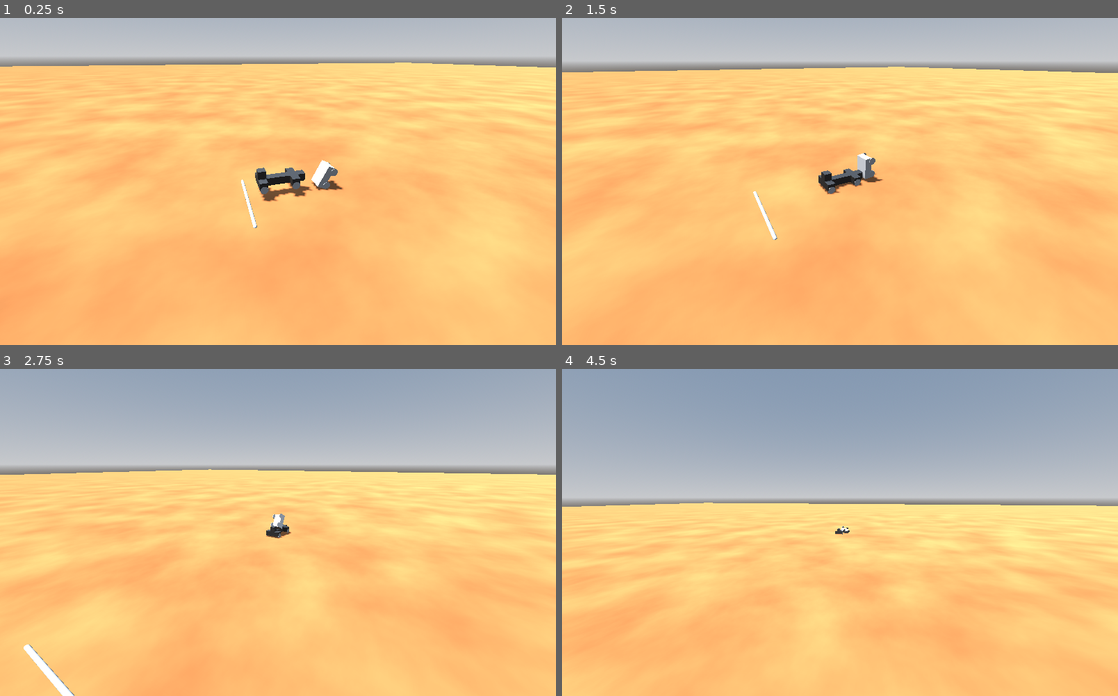
Above: before the commit, frames 1-4 (two rows, left to right).
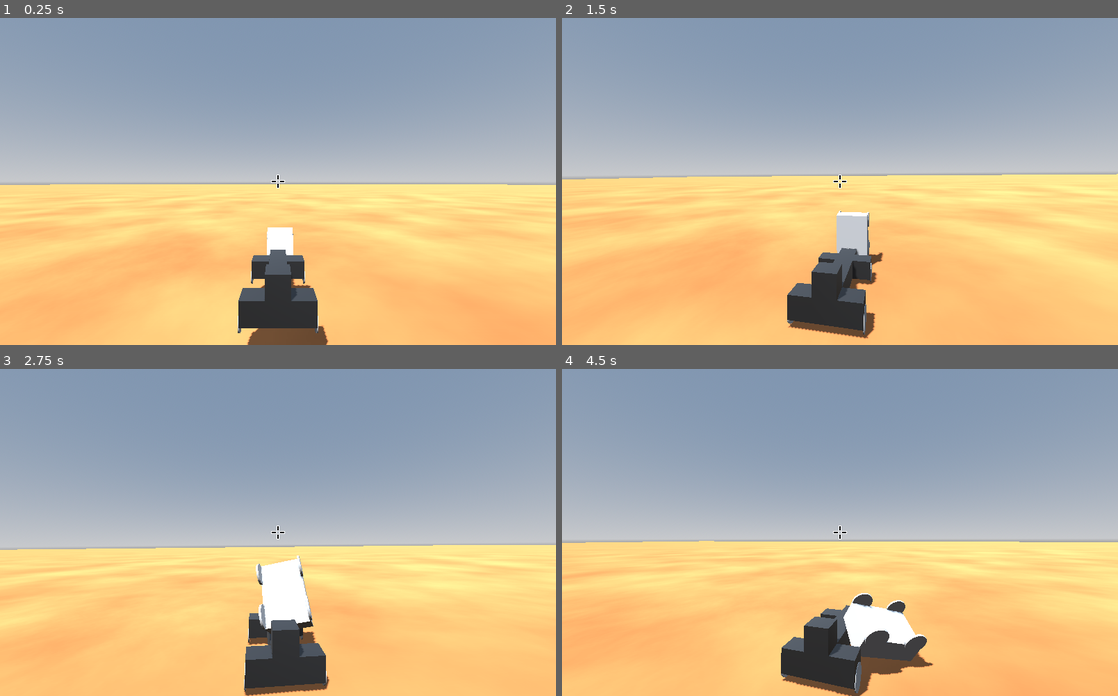
Above: after the commit, the same moments.

Repository: mcjohnalds/metal-skirmish
Game: Godot game, scene res://level.tscn
The game is run twice, just before and just after one commit, with the same random seed, the same clock (stepped at 60 frames per second) and the same inputs. The project has no main scene, so this scene is started directly.
Inputs (mouse positions are in pixels of both pictures, inside the frame that each line leads up to):
- Up to frame 1 (0.25 s): no input
- Up to frame 2 (1.5 s): move the mouse to (867, 181) at 0.52 s; hold W (move_forward) from 0.53 s (still down); move the mouse to (812, 181) at 1.27 s
- Up to frame 3 (2.75 s): keep holding W (move_forward); move the mouse to (289, 525) at 2.02 s
- Up to frame 4 (4.5 s): keep holding W (move_forward); move the mouse to (834, 539) at 2.77 s; move the mouse to (878, 535) at 3.52 s; move the mouse to (795, 529) at 4.27 s

The runs differ from the first frame. In frame 1, 65% of the frame differs, in the area x 0-100%, y 0-100%; in frame 2, 62%; in frame 3, 62%; in frame 4, 30%.

Commit message:
better camera

Diff:
--- /dev/null
+++ b/crosshair.svg
@@ -0,0 +1,72 @@
+<?xml version="1.0" encoding="UTF-8" standalone="no"?>
+<!-- Created with Inkscape (http://www.inkscape.org/) -->
+
+<svg
+   width="100"
+   height="100"
+   viewBox="0 0 26.458333 26.458333"
+   version="1.1"
+   id="svg1"
+   inkscape:version="1.3.2 (091e20e, 2023-11-25)"
+   sodipodi:docname="crosshair.svg"
+   xmlns:inkscape="http://www.inkscape.org/namespaces/inkscape"
+   xmlns:sodipodi="http://sodipodi.sourceforge.net/DTD/sodipodi-0.dtd"
+   xmlns="http://www.w3.org/2000/svg"
+   xmlns:svg="http://www.w3.org/2000/svg">
+  <sodipodi:namedview
+     id="namedview1"
+     pagecolor="#ffffff"
+     bordercolor="#000000"
+     borderopacity="0.25"
+     inkscape:showpageshadow="2"
+     inkscape:pageopacity="0.0"
+     inkscape:pagecheckerboard="true"
+     inkscape:deskcolor="#d1d1d1"
+     inkscape:document-units="mm"
+     inkscape:zoom="2.3786088"
+     inkscape:cx="35.104554"
+     inkscape:cy="50.449658"
+     inkscape:window-width="1440"
+     inkscape:window-height="847"
+     inkscape:window-x="0"
+     inkscape:window-y="25"
+     inkscape:window-maximized="1"
+     inkscape:current-layer="layer1" />
+  <defs
+     id="defs1" />
+  <g
+     inkscape:label="Layer 1"
+     inkscape:groupmode="layer"
+     id="layer1">
+    <rect
+       style="fill:#000000;stroke:#ffffff;stroke-width:1.32292;stroke-dasharray:none;stroke-opacity:1"
+       id="rect1"
+       width="4.2269106"
+       height="9.4549322"
+       x="11.115711"
+       y="0.66145831" />
+    <rect
+       style="fill:#000000;stroke:#ffffff;stroke-width:1.32292;stroke-dasharray:none;stroke-opacity:1"
+       id="rect2"
+       width="4.2269106"
+       height="9.4549322"
+       x="11.115711"
+       y="16.341942" />
+    <rect
+       style="fill:#000000;stroke:#ffffff;stroke-width:1.32292;stroke-dasharray:none;stroke-opacity:1"
+       id="rect3"
+       width="4.2269106"
+       height="9.4549322"
+       x="11.115711"
+       y="-10.116392"
+       transform="rotate(90)" />
+    <rect
+       style="fill:#000000;stroke:#ffffff;stroke-width:1.32292;stroke-dasharray:none;stroke-opacity:1"
+       id="rect4"
+       width="4.2269106"
+       height="9.4549322"
+       x="11.115711"
+       y="-25.796873"
+       transform="rotate(90)" />
+  </g>
+</svg>
--- a/level.gd
+++ b/level.gd
@@ -7,22 +7,25 @@
 @export var wheel_reverse_curve: Curve
 @export var tmp: Curve
 @onready var player: RigidBody3D = $Player
-@onready var camera: Camera3D = $Camera3D
+@onready var camera_pivot: Node3D = $Player/CameraPivot
 var wheel_parts: Array[WheelPart] = []
 var spring_rest_distance := 0.7
 
 
 func _ready() -> void:
 	Input.mouse_mode = Input.MOUSE_MODE_CAPTURED
-	# Engine.time_scale = 0.5
-	# Engine.physics_ticks_per_second = 5
+	var part_count := 0
+	var part_position_sum := Vector3.ZERO
 	for child: Node in player.get_children():
+		var is_part := false
 		if child is ArmorPart:
+			is_part = true
 			var part := child as ArmorPart
 			var so := player.create_shape_owner(part.collision_shape)
 			player.shape_owner_add_shape(so, part.collision_shape.shape)
 			player.shape_owner_set_transform(so, part.transform)
-		if child is WheelPart:
+		elif child is WheelPart:
+			is_part = true
 			var part := child as WheelPart
 			var so := player.create_shape_owner(part.collision_shape)
 			player.shape_owner_add_shape(so, part.collision_shape.shape)
@@ -41,13 +44,14 @@
 			part.traction = is_front
 			part.steering = is_front
 			part.front = is_front
-		player.center_of_mass += child.position / player.get_child_count()
+		if is_part:
+			part_position_sum += child.position
+			part_count += 1
+	player.center_of_mass = part_position_sum / part_count
 	player.center_of_mass.y -= 0.5
 
 
 func _physics_process(delta: float) -> void:
-	camera.look_at(player.global_position + player.center_of_mass)
-
 	for part: WheelPart in wheel_parts:
 		var collider := part.ray_cast.get_collider()
 		part.wheel.position.y = part.ray_cast.position.y - spring_rest_distance
@@ -126,3 +130,10 @@
 func _input(event: InputEvent) -> void:
 	if event.is_action_pressed("ui_cancel"):
 		get_tree().quit()
+	if event is InputEventMouseMotion:
+		var sensitivity := 0.002
+		var motion := event as InputEventMouseMotion
+		camera_pivot.rotation.y -= motion.relative.x * sensitivity
+		camera_pivot.rotation.x += motion.relative.y * sensitivity / 2.0
+		var camera := camera_pivot.get_child(0)
+		camera.rotation.x -= motion.relative.y * sensitivity / 2.0
--- a/level.tscn
+++ b/level.tscn
@@ -1,8 +1,9 @@
-[gd_scene load_steps=23 format=3 uid="uid://dibolnwtlpcgq"]
+[gd_scene load_steps=24 format=3 uid="uid://dibolnwtlpcgq"]
 
 [ext_resource type="Script" path="res://level.gd" id="1_dfxqw"]
 [ext_resource type="PackedScene" uid="uid://cq4gywwo6nthu" path="res://armor_part.tscn" id="1_o2iq1"]
 [ext_resource type="PackedScene" uid="uid://dhjl4ne7kf1gk" path="res://wheel_part.tscn" id="3_r4wk5"]
+[ext_resource type="Texture2D" uid="uid://btykjkru56eb8" path="res://crosshair.svg" id="4_6exi3"]
 
 [sub_resource type="Curve" id="Curve_6nyqf"]
 _data = [Vector2(0, 0.72), 0.0, 0.0, 0, 0, Vector2(0.24735, 0.651429), 0.0, 0.0, 0, 0, Vector2(0.4947, 0.226508), 0.0, 0.0, 0, 0, Vector2(1, 0.178498), 0.0, 0.0, 0, 0]
@@ -132,6 +133,12 @@
 [node name="WheelPart4" parent="Player" instance=ExtResource("3_r4wk5")]
 transform = Transform3D(1, 0, 0, 0, 1, 0, 0, 0, 1, 0, 0, 4)
 
+[node name="CameraPivot" type="Node3D" parent="Player"]
+transform = Transform3D(1, 0, 0, 0, 1, 0, 0, 0, 1, 1, 5, 2.5)
+
+[node name="Camera3D" type="Camera3D" parent="Player/CameraPivot"]
+transform = Transform3D(-1, 0, -8.74228e-08, 0, 1, 0, 8.74228e-08, 0, -1, 0, 0, -11)
+
 [node name="Ground" type="StaticBody3D" parent="."]
 
 [node name="MeshInstance3D" type="MeshInstance3D" parent="Ground"]
@@ -199,5 +206,19 @@
 transform = Transform3D(-4.37114e-08, -1, 0, 1, -4.37114e-08, 0, 0, 0, 1, 0, 0, 0)
 mesh = SubResource("CylinderMesh_ynxln")
 
-[node name="Camera3D" type="Camera3D" parent="."]
-transform = Transform3D(-0.297515, 0.579515, -0.758714, 0, 0.794701, 0.607002, 0.954717, 0.180592, -0.236436, -21.1898, 15.0118, -4.28678)
+[node name="Crosshair" type="TextureRect" parent="."]
+anchors_preset = 8
+anchor_left = 0.5
+anchor_top = 0.5
+anchor_right = 0.5
+anchor_bottom = 0.5
+offset_left = -50.0
+offset_top = -50.0
+offset_right = 50.0
+offset_bottom = 50.0
+grow_horizontal = 2
+grow_vertical = 2
+scale = Vector2(0.5, 0.5)
+pivot_offset = Vector2(50, 50)
+texture = ExtResource("4_6exi3")
+expand_mode = 1
Not shown, added: crosshair.svg.import
Not shown, added: todo.txt
